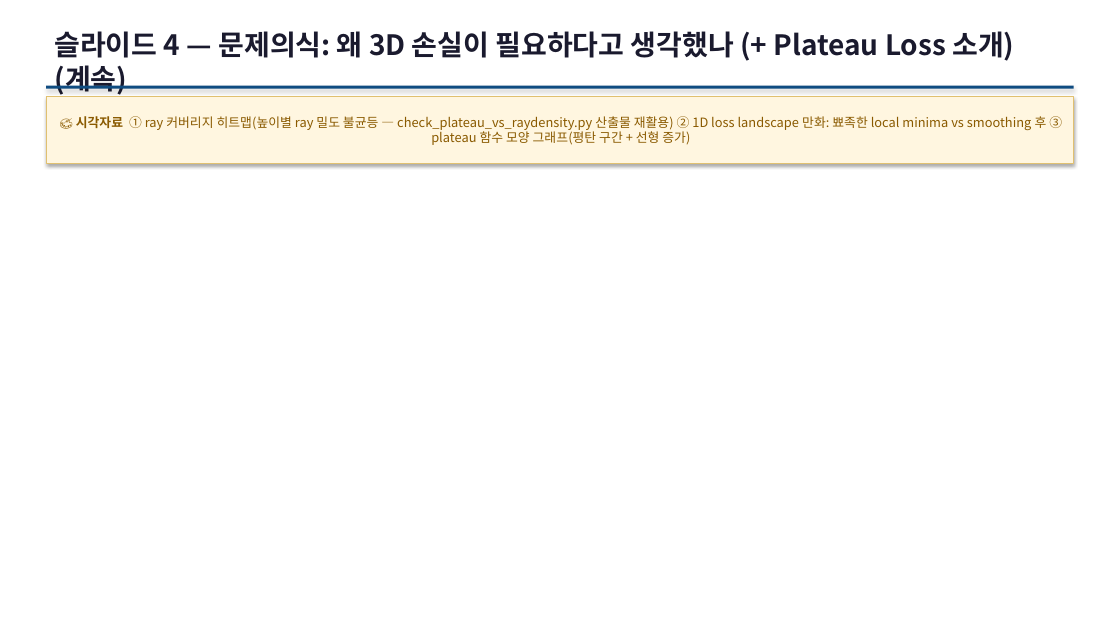
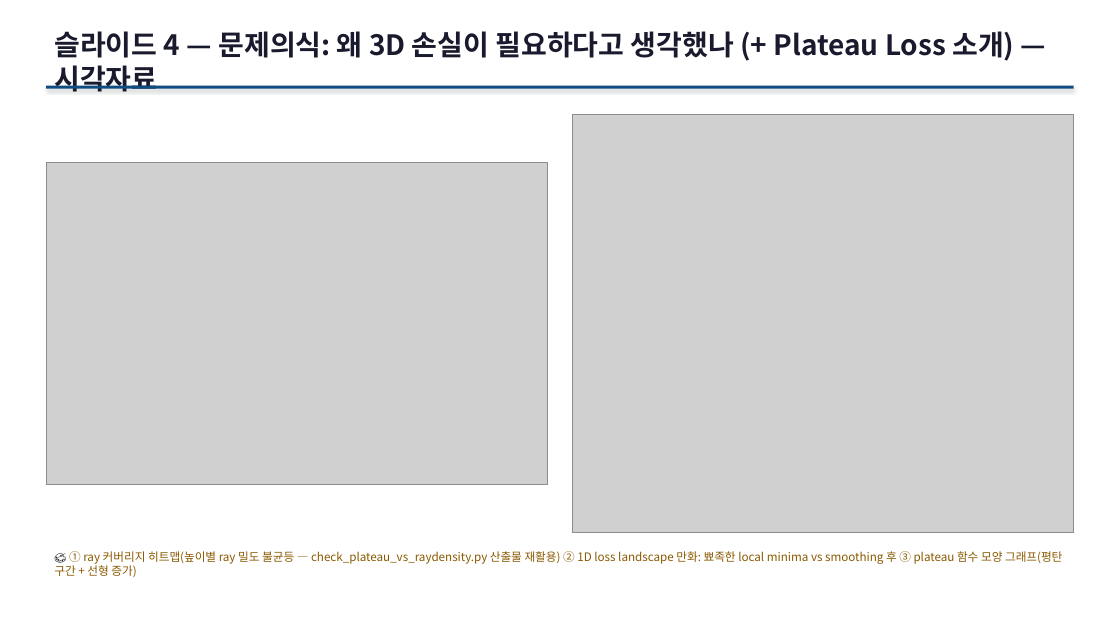
Before and after one commit to sawo0150/gs_floaterLab, a slide deck: slide 9 of context/ppt/gs_floater_deck.pptx (slide 7 before the commit). Drawn at 1120x630 pixels with LibreOffice and Linux fonts; fonts in the diff are those of the drawing; grey boxes stand for pictures. Boxes give left, top, right and bottom in pixels: in the first picture for what was removed or moved away, otherwise in the second. Text is boxed around its words. In the diff, an @@ line names an element or a change of style, - is before the commit and + after.

```diff
--- a/context/ppt/gs_floater_deck.pptx
+++ b/context/ppt/gs_floater_deck.pptx
@@ text at <box>54,31,1014,92</box>: text changed @@
-슬라이드 4 — 문제의식: 왜 3D 손실이 필요하다고 생각했나 (+ Plateau Loss 소개) (계속)
+슬라이드 4 — 문제의식: 왜 3D 손실이 필요하다고 생각했나 (+ Plateau Loss 소개) — 시각자료
@@ picture added at <box>573,114,1075,533</box> @@
@@ picture added at <box>46,162,548,485</box> @@
@@ text "🎨 ① ray 커버리지 히트맵(높이별 ...": place and size @@
-text "🎨 ① ray 커버리지 히트맵(높이별 ..." at <box>46,97,1074,164</box>
+text "🎨 ① ray 커버리지 히트맵(높이별 ..." at <box>54,551,1062,577</box>
@@ text "🎨 ① ray 커버리지 히트맵(높이별 ..." at <box>54,551,1062,577</box>: vertical alignment middle to top; fill #FFF6E0 to none; outline #E0C070 0.75 pt to none; shadow off @@
@@ text at <box>54,551,1062,577</box>: text changed; size 11 to 10 pt @@
-🎨 시각자료 ① ray 커버리지 히트맵(높이별 ray 밀도 불균등 — check_plateau_vs_raydensity.py 산출물 재활용) ② 1D loss landscape 만화: 뾰족한 local minima vs smoothing 후 ③ plateau 함수 모양 그래프(평탄 구간 + 선형 증가)
+🎨 ① ray 커버리지 히트맵(높이별 ray 밀도 불균등 — check_plateau_vs_raydensity.py 산출물 재활용) ② 1D loss landscape 만화: 뾰족한 local minima vs smoothing 후 ③ plateau 함수 모양 그래프(평탄 구간 + 선형 증가)
```
Also in this commit, not shown: 39 other slides changed, 15 slides added, 2 slides removed, 18 other files.
